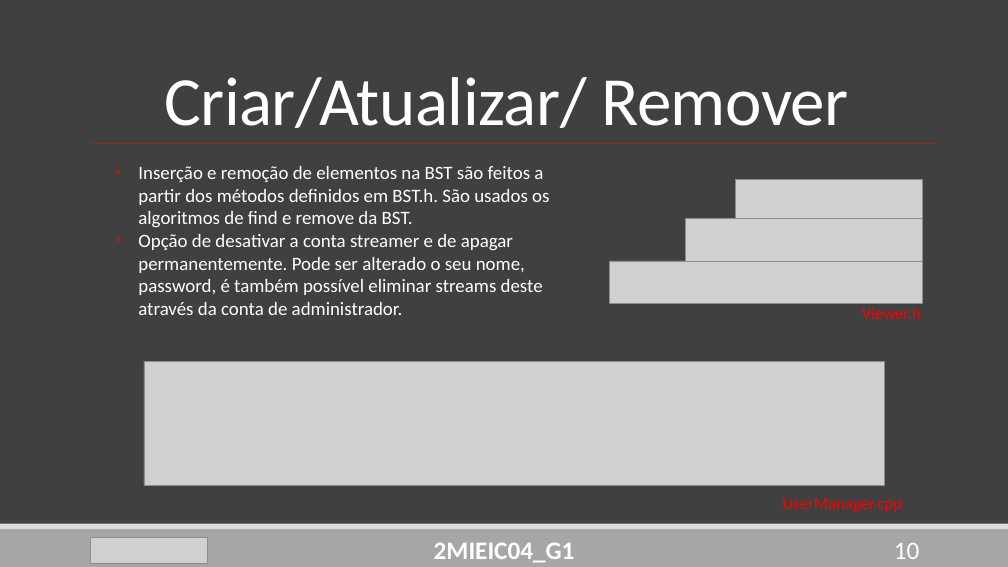
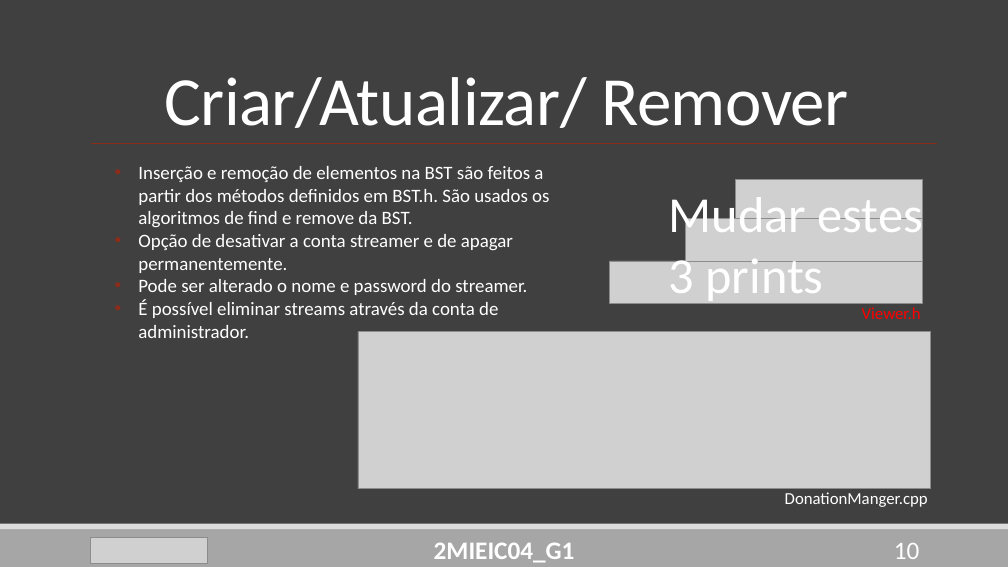
Before and after one commit to DoStini/FEUP-AEDA-proj, a slide deck: slide 10 of StreamZ__P2.pptx. Drawn at 1008x567 pixels with LibreOffice and Linux fonts; fonts in the diff are those of the drawing; grey boxes stand for pictures. Boxes give left, top, right and bottom in pixels: in the first picture for what was removed or moved away, otherwise in the second. Text is boxed around its words. In the diff, an @@ line names an element or a change of style, - is before the commit and + after.

```diff
--- a/StreamZ__P2.pptx
+++ b/StreamZ__P2.pptx
@@ text added at bbox=[669, 191, 923, 304], 48 pt, text #FFFFFF @@
+Mudar estes 3 prints
@@ text at bbox=[138, 234, 527, 338]: text changed @@
-• Opção de desativar a conta streamer e de apagar permanentemente. Pode ser alterado o seu nome, password, é também possível eliminar streams deste através da conta de administrador.
+• Opção de desativar a conta streamer e de apagar permanentemente.
+• Pode ser alterado o nome e password do streamer.
+• É possível eliminar streams através da conta de administrador.
@@ picture: place and size @@
-picture at bbox=[144, 361, 884, 486]
+picture at bbox=[358, 332, 932, 488]
@@ text at bbox=[785, 492, 928, 507]: text changed; text colour #FF0000 to #FFFFFF @@
-UserManager.cpp
+DonationManger.cpp
```
Also in this commit, not shown: 5 other slides changed, 2 other files.
